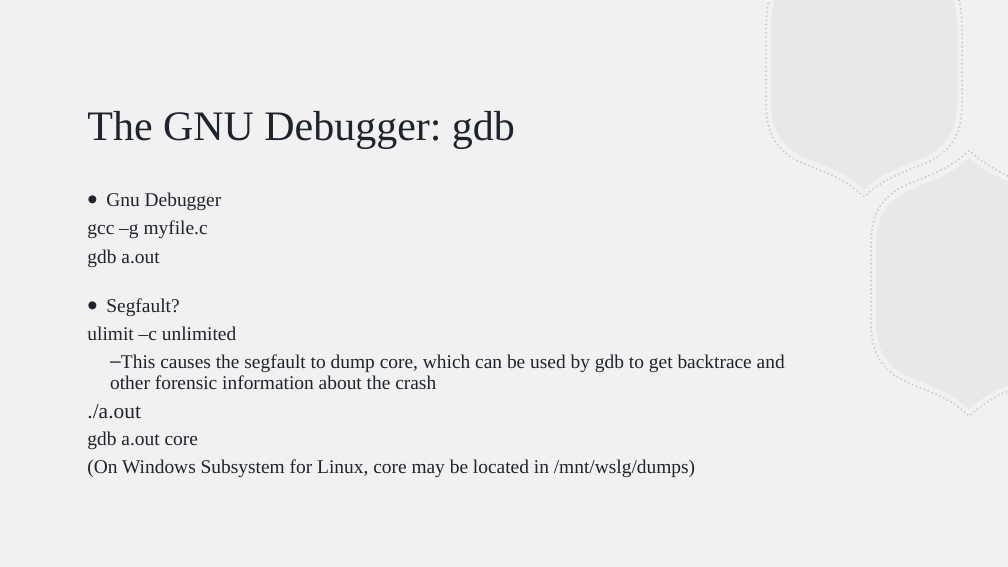
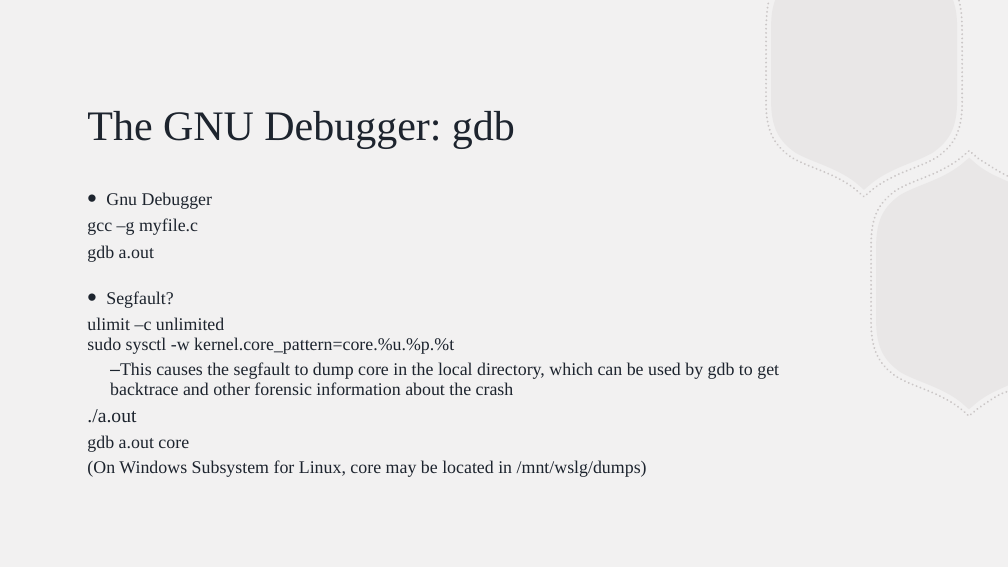
Before and after one commit to BillJr99/Ursinus-CS376, a slide deck: slide 50 of files/lectures/introc.pptx. Drawn at 1008x567 pixels with LibreOffice and Linux fonts; fonts in the diff are those of the drawing. Boxes give left, top, right and bottom in pixels: in the first picture for what was removed or moved away, otherwise in the second. Text is boxed around its words. In the diff, an @@ line names an element or a change of style, - is before the commit and + after.

Commit message:
Instructions

```diff
--- a/files/lectures/introc.pptx
+++ b/files/lectures/introc.pptx
@@ text at <box>87,192,647,477</box>: size 18.5 to 17 pt in "Gnu Debugger", "gcc –g myfile.c", "gdb a.out", "Segfault?" and 2 more places; size 20.4 to 18.7 pt in "./a.out" @@
@@ text at <box>87,317,779,395</box>: text changed; size 18.5 to 17 pt @@
-ulimit –c unlimited
-  – This causes the segfault to dump core, which can be used by gdb to get backtrace and other forensic information about the crash
+ulimit –c unlimited
+sudo sysctl -w kernel.core_pattern=core.%u.%p.%t
+  – This causes the segfault to dump core in the local directory, which can be used by gdb to get backtrace and other forensic information about the crash
```
